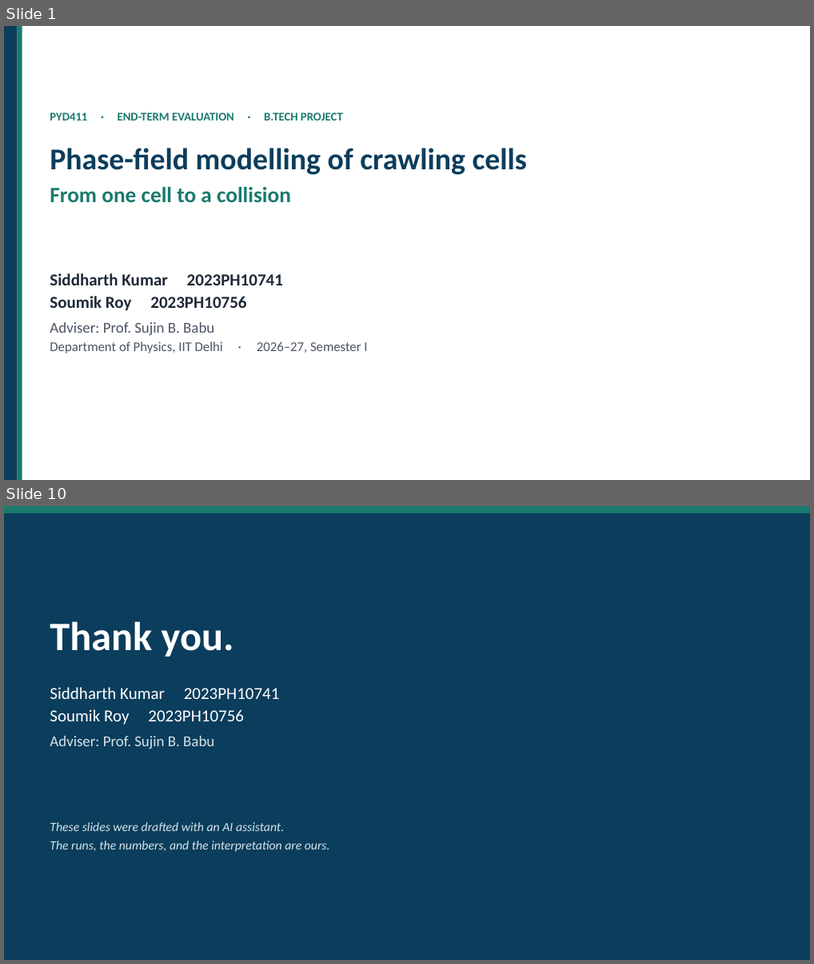
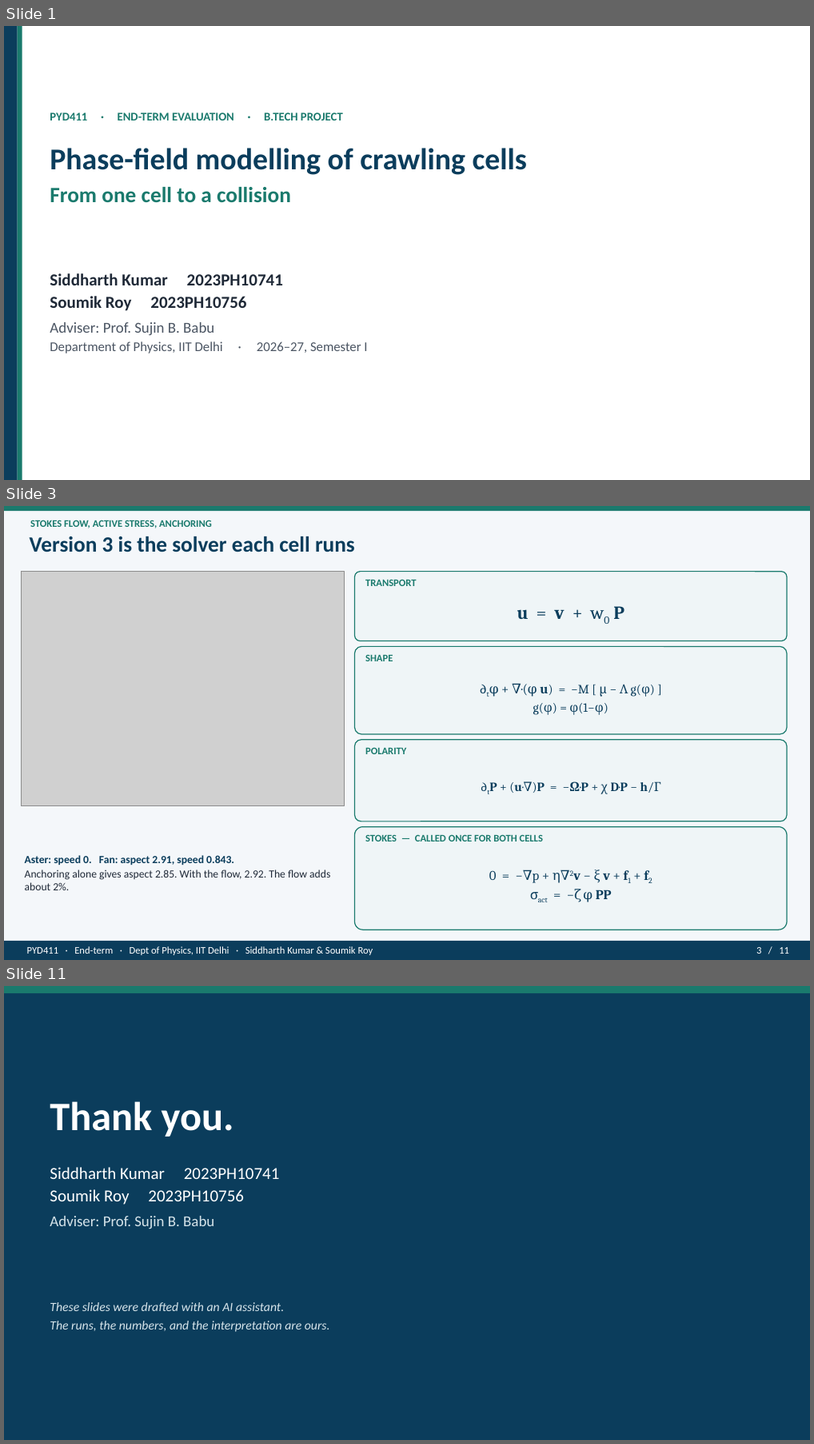
Before and after one commit to ariaydrouch/f, a slide deck: presentation/SPCP_2023PH10741_2601PYD411_FP.pptx. Shown one above the other, each under a label of ours: slides 1 and 10 before the commit, slides 1, 3 and 11 after it; the slides between them are not shown. The pictures are 814x964 and 814x1444 pixels, drawn with LibreOffice and Linux fonts; fonts in the diff are those of the drawing; grey boxes stand for pictures. Boxes give left, top, right and bottom in pixels: in the first picture for what was removed or moved away, otherwise in the second. Text is boxed around its words. In the diff, an @@ line names an element or a change of style, - is before the commit and + after.

```diff
--- a/presentation/SPCP_2023PH10741_2601PYD411_FP.pptx
+++ b/presentation/SPCP_2023PH10741_2601PYD411_FP.pptx
@@ slide 3 added at bbox=[4, 506, 810, 960], background #FFFFFF @@
@@ rectangle added at bbox=[4, 506, 810, 960], fill #F4F7FA @@
@@ rectangle added at bbox=[4, 506, 810, 511], fill #1A7A6D @@
@@ text added at bbox=[30, 520, 212, 528], 12 pt, text #1A7A6D, bold @@
+STOKES FLOW, ACTIVE STRESS, ANCHORING
@@ text added at bbox=[30, 536, 355, 552], 26 pt, text #0B3D5C, bold @@
+Version 3 is the solver each cell runs
@@ picture added at bbox=[21, 572, 345, 805] @@
@@ rounded rectangle added at bbox=[355, 572, 787, 641], fill #EFF5F7, outline #1A7A6D 1.15 pt @@
@@ text added at bbox=[366, 579, 417, 586], 12 pt, text #1A7A6D, bold @@
+TRANSPORT
@@ text added at bbox=[518, 606, 625, 619], 22 pt, text #0B3D5C @@
+u = v + w0 P
@@ rounded rectangle added at bbox=[355, 646, 787, 734], fill #EFF5F7, outline #1A7A6D 1.15 pt @@
@@ text added at bbox=[366, 654, 393, 661], 12 pt, text #1A7A6D, bold @@
+SHAPE
@@ text added at bbox=[528, 684, 650, 715], 15 pt, text #0B3D5C @@
+∂tφ + ∇·(φ u) = −M [ μ − Λ g(φ) ]
+g(φ) = φ(1−φ)
@@ rounded rectangle added at bbox=[355, 740, 787, 821], fill #EFF5F7, outline #1A7A6D 1.15 pt @@
@@ text added at bbox=[366, 747, 406, 754], 12 pt, text #1A7A6D, bold @@
+POLARITY
@@ text added at bbox=[510, 781, 662, 794], 15 pt, text #0B3D5C @@
+∂tP + (u·∇)P = −Ω·P + χ D·P − h/Γ
@@ rounded rectangle added at bbox=[355, 827, 787, 929], fill #EFF5F7, outline #1A7A6D 1.15 pt @@
@@ text added at bbox=[366, 834, 543, 841], 12 pt, text #1A7A6D, bold @@
+STOKES — CALLED ONCE FOR BOTH CELLS
@@ text added at bbox=[25, 855, 330, 890], 13 pt, text #1F2937 @@
+Aster: speed 0. Fan: aspect 2.91, speed 0.843.
+Anchoring alone gives aspect 2.85. With the flow, 2.92. The flow adds about 2%.
@@ text added at bbox=[490, 869, 612, 902], 16 pt, text #0B3D5C @@
+0 = −∇p + η∇2v − ξ v + f1 + f2
+σact = −ζ φ PP
@@ rectangle added at bbox=[4, 940, 810, 960], fill #0B3D5C @@
@@ text added at bbox=[27, 946, 374, 955], 12 pt, text #FFFFFF @@
+PYD411 · End-term · Dept of Physics, IIT Delhi · Siddharth Kumar & Soumik Roy
@@ text added at bbox=[757, 947, 790, 953], 12 pt, text #FFFFFF @@
+3 / 11
@@ what was slide 10 is now slide 11 @@
```
Also in this commit, not shown: 8 slides changed, 1 other file.
